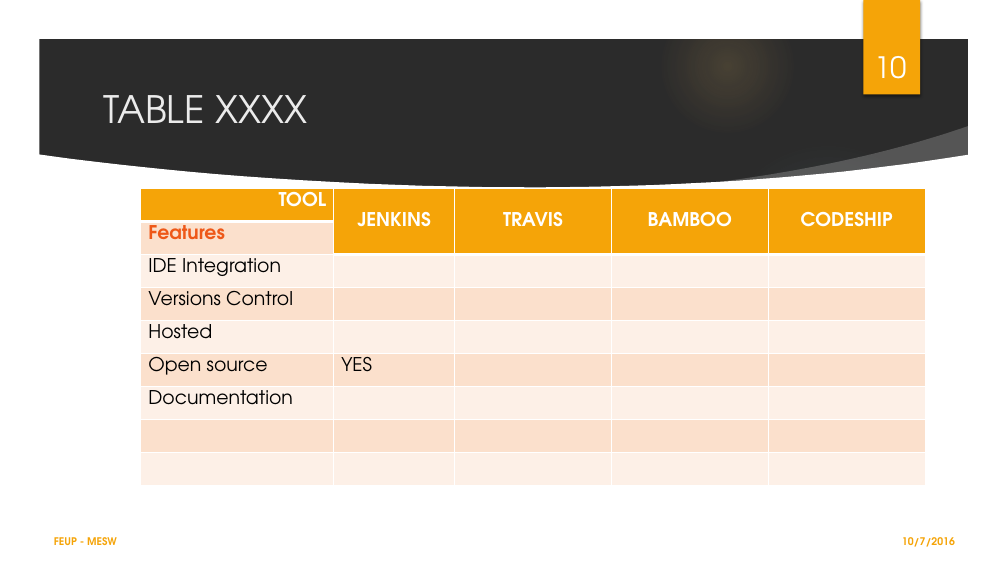
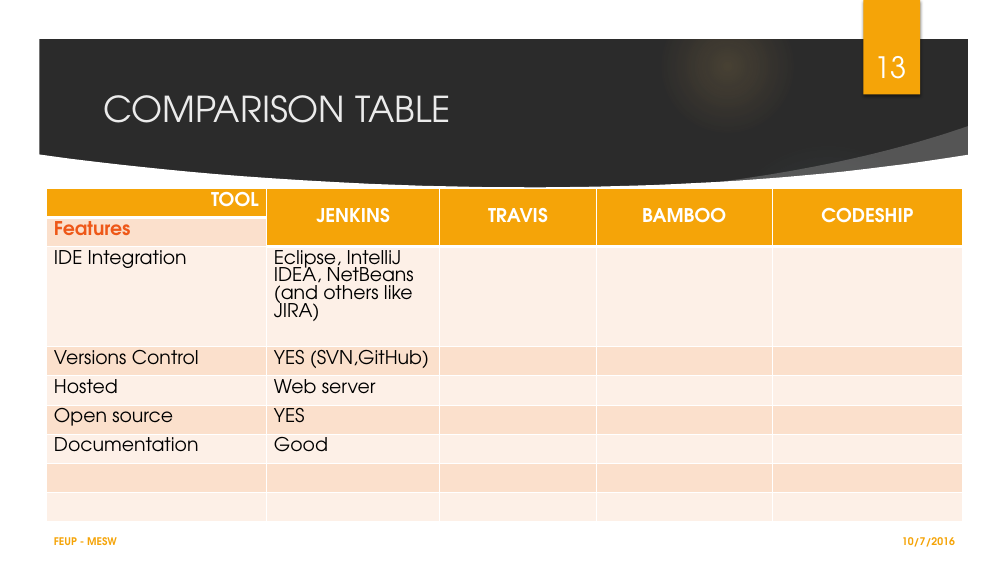
Before and after one commit to LESTeamC/CONTINUOUS_INTEGRATION, a slide deck: slide 13 of CI_TEAMC.pptx (slide 10 before the commit). Drawn at 1008x567 pixels with LibreOffice and Linux fonts; fonts in the diff are those of the drawing; background and template pictures are left out; a plain dark background stands for a picture behind light text. Boxes give left, top, right and bottom in pixels: in the first picture for what was removed or moved away, otherwise in the second. Text is boxed around its words. In the diff, an @@ line names an element or a change of style, - is before the commit and + after.

Commit message:
Add files via upload
jenkins, bamboo and travis ready
missing: codeship and table for bamboo and travis

```diff
--- a/CI_TEAMC.pptx
+++ b/CI_TEAMC.pptx
@@ page number at (874,56,907,79): text changed @@
-10
+13
@@ title at (103,95,451,123): text changed; size 36 to 34 pt @@
-TABLE XXXX
+COMPARISON TABLE
@@ table at (46,188,962,531) @@
-row 3, column 2: 
+row 3, column 2: Eclipse, IntelliJ IDEA, NetBeans (and others like JIRA)
-row 4, column 2: 
+row 4, column 2: YES (SVN,GitHub)
-row 5, column 2: 
+row 5, column 2: Web server
-row 7, column 2: 
+row 7, column 2: Good
@@ table: place and size @@
-table at (141,188,926,486)
+table at (46,188,962,531)
```
Also in this commit, not shown: 6 other slides changed, 4 slides added, 1 slide removed.
